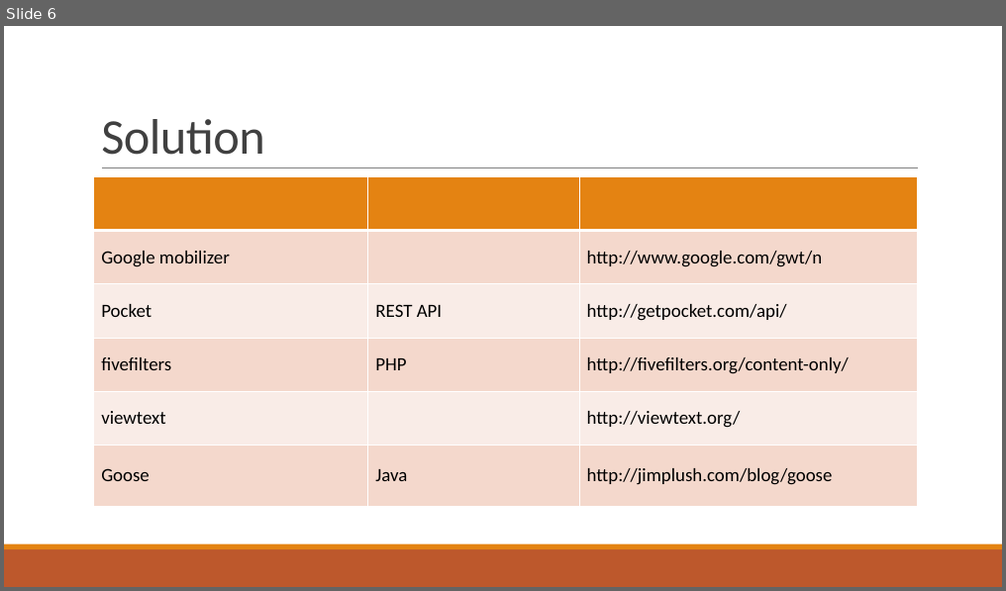
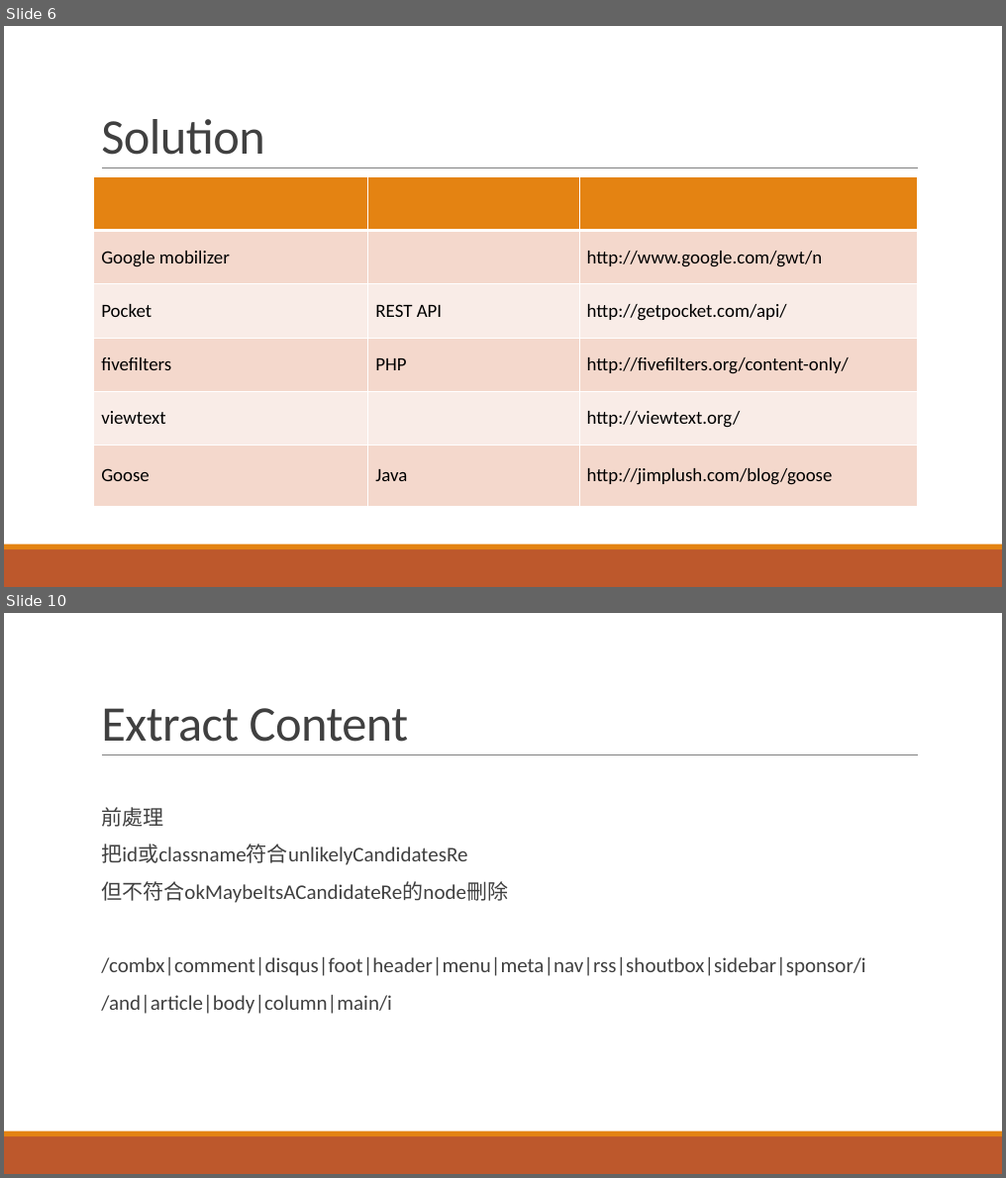
Before and after one commit to KemingChen/IR, a slide deck: Fianl/final.pptx. Shown one above the other, each under a label of ours: slide 6 before the commit, slides 6 and 10 after it; the slides between them are not shown. The pictures are 1006x591 and 1006x1178 pixels, drawn with LibreOffice and Linux fonts; fonts in the diff are those of the drawing. Boxes give left, top, right and bottom in pixels: in the first picture for what was removed or moved away, otherwise in the second. Text is boxed around its words. In the diff, an @@ line names an element or a change of style, - is before the commit and + after.

```diff
--- a/Fianl/final.pptx
+++ b/Fianl/final.pptx
@@ slide 10 added at (x1=4, y1=613, x2=1002, y2=1174), background #FFFFFF; not listed: 3 template elements that a slide beside it also shows @@
@@ title added at (x1=101, y1=708, x2=409, y2=742), 48 pt, text #404040 @@
+Extract Content
@@ text added at (x1=101, y1=807, x2=866, y2=1014), 20 pt, text #404040 @@
+  前處理
+  把id或classname符合unlikelyCandidatesRe
+  但不符合okMaybeItsACandidateRe的node刪除
+  /combx|comment|disqus|foot|header|menu|meta|nav|rss|shoutbox|sidebar|sponsor/i
+  /and|article|body|column|main/i
```
Also in this commit, not shown: 1 slide changed, 13 other slides added, 1 other file.
